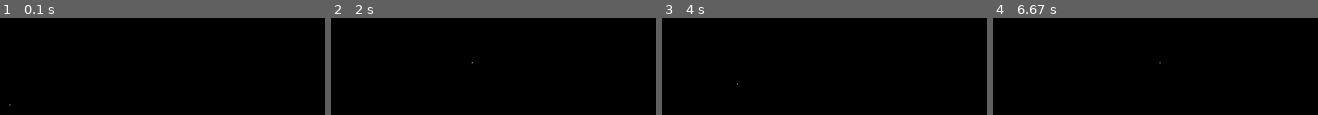
Above: before the commit, frames 1-4 (left to right).
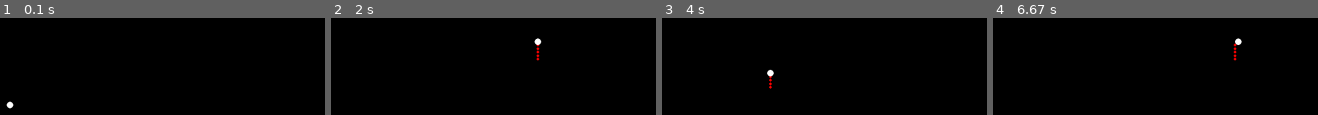
Above: after the commit, the same moments.

Repository: Gam3rsCZ/PyGame
Game: pygame game, started from First try/main.py
Same seed, same stepped clock (60 frames per second), same inputs: the game is played once before the commit and once after it.
Inputs:
- Up to frame 1 (0.1 s): no input
- Up to frame 2 (2 s): hold W 0.33-0.8 s; hold Right 0.33-0.8 s; tap S at 0.83 s; hold Right 1.17-1.63 s; hold Up 1.67-1.97 s; hold W 1.67-1.97 s
- Up to frame 3 (4 s): hold Right 2-2.47 s; hold Left 2.5-3.03 s; hold Down 3.07-3.37 s; hold S 3.07-3.37 s; hold Left 3.4-3.8 s; hold Up from 3.83 s (still down); hold W from 3.83 s (still down)
- Up to frame 4 (6.67 s): release Up at 4.2 s; release W at 4.2 s; hold Right 4.23-4.87 s; hold Down 4.9-5.27 s; hold S 4.9-5.27 s; hold Left 5.3-5.77 s; hold Right 5.8-6.27 s; hold Up 6.3-6.6 s; hold W 6.3-6.6 s; hold Right from 6.63 s (still down)

The runs differ from the first frame. In frame 1, 0.1% of the frame differs, in the area x 1-5%, y 85-94%; in frame 2, 0.3%; in frame 3, 0.2%; in frame 4, 0.3%, in the area x 51-77%, y 20-48%.

Commit message:
2nd push (Added dots) (Edited controls) (Deleted venv)

Diff:
--- a/First try/game.py
+++ b/First try/game.py
@@ -11,10 +11,14 @@
         self.running = True
         self.FPS_LIMIT = 60
 
-
-        self.speed = 5
+        # declaring variables
+        self.radius = 7.5
+        self.speed = 7.5
+        self.dots = []
+        self.oldest = 0
+        self.maxDots = 5
         self.playerPosition = pygame.Vector2(self.screen.get_width()/2, self.screen.get_height()/2)
-        self.border = {"LEFT": 0, "RIGHT": self.screen.get_width(), "TOP": 0, "BOTTOM": self.screen.get_height()}
+        self.border = {"LEFT": 0 + self.radius, "RIGHT": self.screen.get_width() - self.radius, "TOP": 0 + self.radius, "BOTTOM": self.screen.get_height() - self.radius}
 
     def gameLoop(self):
         while self.running:
@@ -24,27 +28,12 @@
 
             self.screen.fill("black")
 
-            pygame.draw.circle(surface=self.screen, color="white", center=(self.playerPosition), radius=1.0)
+            for dot in self.dots:
+                pygame.draw.circle(surface=self.screen, color="red", center=(dot["X"], dot["Y"]), radius=self.radius/2)
 
+            pygame.draw.circle(surface=self.screen, color="white", center=(self.playerPosition), radius=self.radius)
 
-
-            keys = pygame.key.get_pressed()
-            if keys[pygame.K_UP]:
-                if self.playerPosition.y == self.border["TOP"]:
-                    continue
-                self.playerPosition.y -= self.speed
-            if keys[pygame.K_DOWN]:
-                if self.playerPosition.y == self.border["BOTTOM"]:
-                    continue
-                self.playerPosition.y += self.speed
-            if keys[pygame.K_LEFT]:
-                if self.playerPosition.x == self.border["LEFT"]:
-                    continue
-                self.playerPosition.x -= self.speed
-            if keys[pygame.K_RIGHT]:
-                if self.playerPosition.x == self.border["RIGHT"]:
-                    continue
-                self.playerPosition.x += self.speed
+            self.controls()
 
 
 
@@ -54,3 +43,38 @@
             self.clock.tick(self.FPS_LIMIT)  # limits FPS
         pygame.quit()
         exit()
+
+    def controls(self):
+        keys = pygame.key.get_pressed()
+        if keys[pygame.K_UP]:
+            if self.playerPosition.y <= self.border["TOP"]:
+                return
+            self.playerPosition.y -= self.speed
+        if keys[pygame.K_DOWN]:
+            if self.playerPosition.y >= self.border["BOTTOM"]:
+                return
+            self.playerPosition.y += self.speed
+        if keys[pygame.K_LEFT]:
+            if self.playerPosition.x <= self.border["LEFT"]:
+                return
+            self.playerPosition.x -= self.speed
+        if keys[pygame.K_RIGHT]:
+            if self.playerPosition.x >= self.border["RIGHT"]:
+                return
+            self.playerPosition.x += self.speed
+        if keys[pygame.K_ESCAPE]:
+            self.running = False
+        if keys[pygame.K_w]:
+            if {"X": self.playerPosition.x, "Y": self.playerPosition.y} in self.dots:
+                return
+            elif len(self.dots) < self.maxDots:
+                self.dots.append({"X": self.playerPosition.x, "Y": self.playerPosition.y})
+            else:
+                if self.oldest < self.maxDots:
+                    self.dots.pop(self.oldest)
+                    self.dots.insert(self.oldest, {"X": self.playerPosition.x, "Y": self.playerPosition.y})
+                    self.oldest +=1
+                else:
+                    self.oldest = 0
+        if keys[pygame.K_s]:
+            self.dots.clear()
